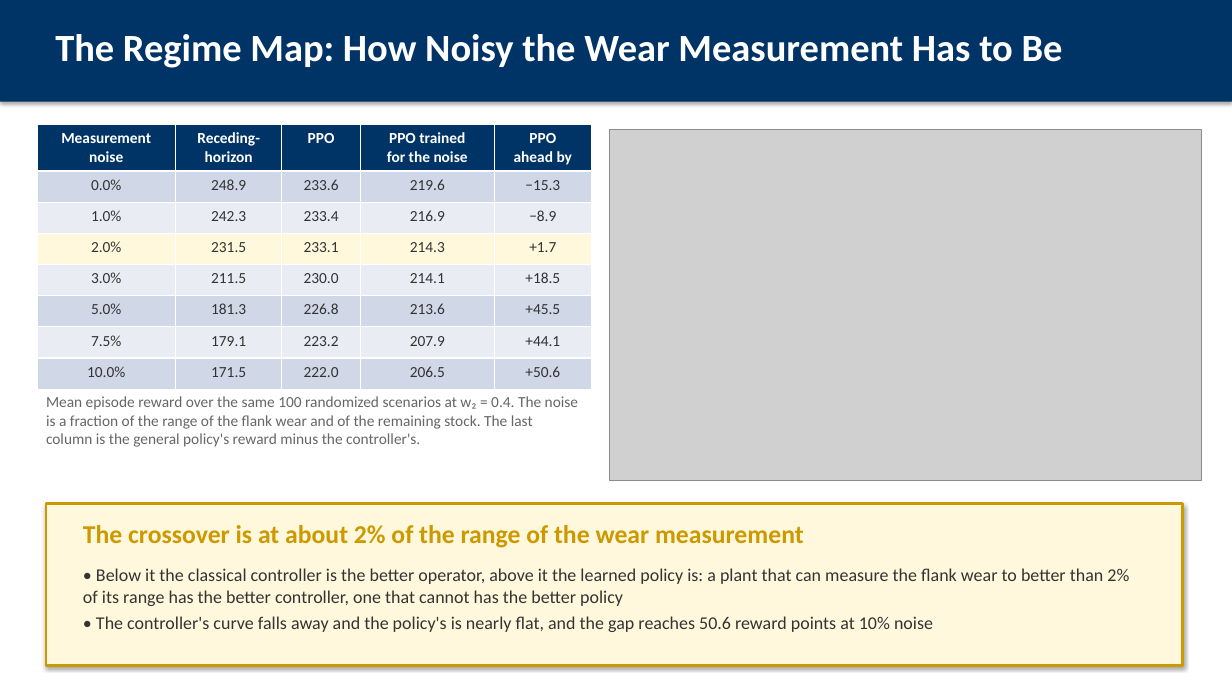
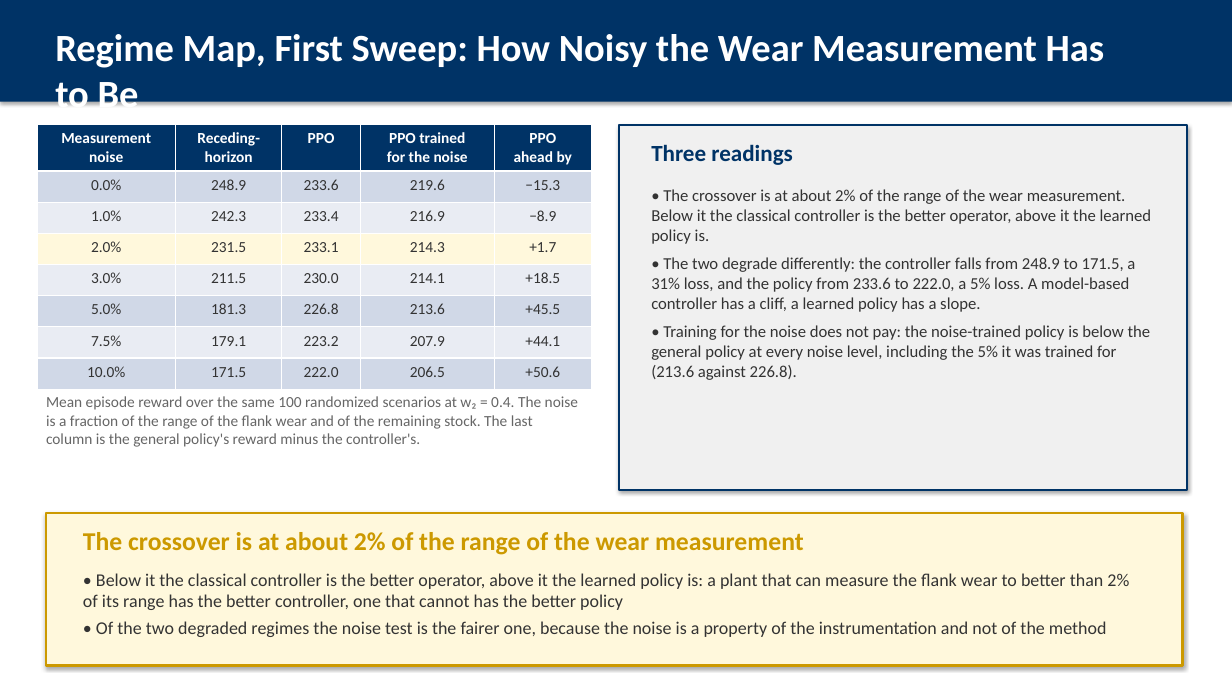
Before and after one commit to AbhinandIITM/AI-in-Mfg, a slide deck: slide 16 of report/presentation.pptx (slide 15 before the commit). Drawn at 1232x693 pixels with LibreOffice and Linux fonts; fonts in the diff are those of the drawing; grey boxes stand for pictures. Boxes give left, top, right and bottom in pixels: in the first picture for what was removed or moved away, otherwise in the second. Text is boxed around its words. In the diff, an @@ line names an element or a change of style, - is before the commit and + after.

Commit message:
docs: the two sweeps are one statement, in every document
The headline is now: the learned policy is the better operator whenever the
setup's model of the machine is wrong by more than about 2%, whether that is
a wear measurement noisier than 2% of its range or a material model
miscalibrated by more than 2%, and the classical controller is better below
that. The policy's own limit, 20% to 25% of model error, is where the belief
leaves the distribution it was trained on, and it is stated everywhere the
boundary is stated, together with the practical lever it implies, the
randomization band of the training.

The report is 40 pages with the two-panel regime map, the deck 35 frames,
the PowerPoint file 30 slides.

```diff
--- a/report/presentation.pptx
+++ b/report/presentation.pptx
@@ text at bbox=[55, 34, 1105, 117]: text changed @@
-The Regime Map: How Noisy the Wear Measurement Has to Be
+Regime Map, First Sweep: How Noisy the Wear Measurement Has to Be
@@ picture removed at bbox=[610, 129, 1202, 481] @@
@@ rectangle added at bbox=[619, 125, 1188, 490], fill #F0F0F0, outline #003366 1.5 pt @@
@@ text added at bbox=[651, 144, 792, 165], 18 pt, text #003366, bold @@
+Three readings
@@ text added at bbox=[651, 189, 1152, 380], 13 pt, text #333333 @@
+• The crossover is at about 2% of the range of the wear measurement. Below it the classical controller is the better operator, above it the learned policy is.
+• The two degrade differently: the controller falls from 248.9 to 171.5, a 31% loss, and the policy from 233.6 to 222.0, a 5% loss. A model-based controller has a cliff, a learned policy has a slope.
+• Training for the noise does not pay: the noise-trained policy is below the general policy at every noise level, including the 5% it was trained for (213.6 against 226.8).
@@ rectangle: place and size @@
-rectangle at bbox=[46, 504, 1183, 665]
+rectangle at bbox=[46, 513, 1183, 665]
@@ text "The crossover is at about ...": place and size @@
-text "The crossover is at about ..." at bbox=[83, 525, 804, 548]
+text "The crossover is at about ..." at bbox=[83, 532, 804, 555]
@@ text at bbox=[96, 621, 1107, 637]: text changed @@
-• The controller's curve falls away and the policy's is nearly flat, and the gap reaches 50.6 reward points at 10% noise
+• Of the two degraded regimes the noise test is the fairer one, because the noise is a property of the instrumentation and not of the method
```
Also in this commit, not shown: 6 other slides changed, 2 slides added, 9 other files.
